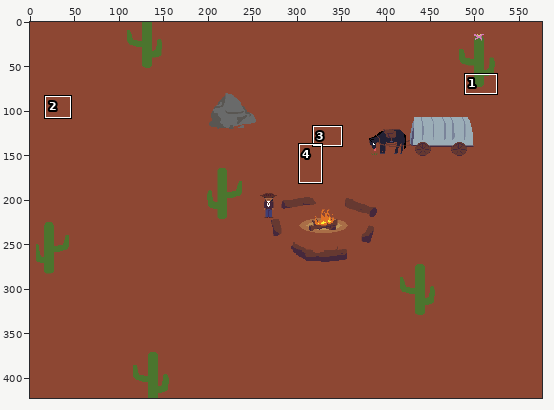
File history of a pixel-art file, Map-Night.aseprite. The first picture is a wide view before the edit; the outline marks the close-up.
Close-up. As it was:
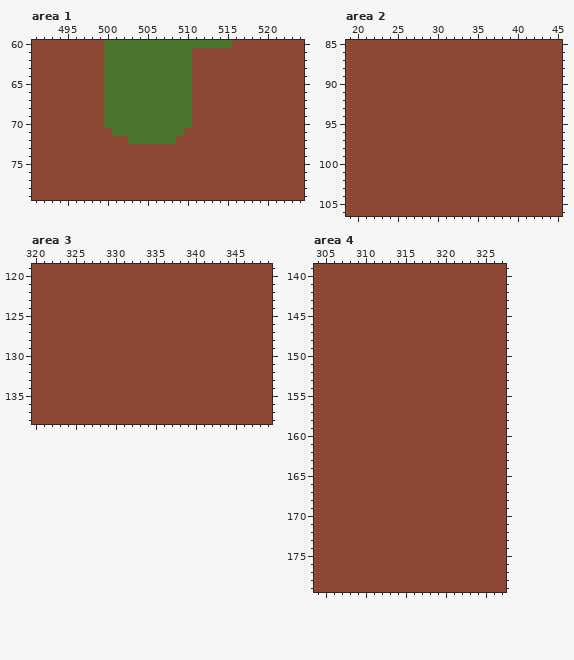
576x423 pixels, 1 frame. Shown: area 1: x 491..524, y 60..79; area 2: x 19..45, y 85..106; area 3: x 320..349, y 119..138; area 4: x 304..327, y 139..179. The commit also changed other parts of the picture, which this record leaves out.
New version:
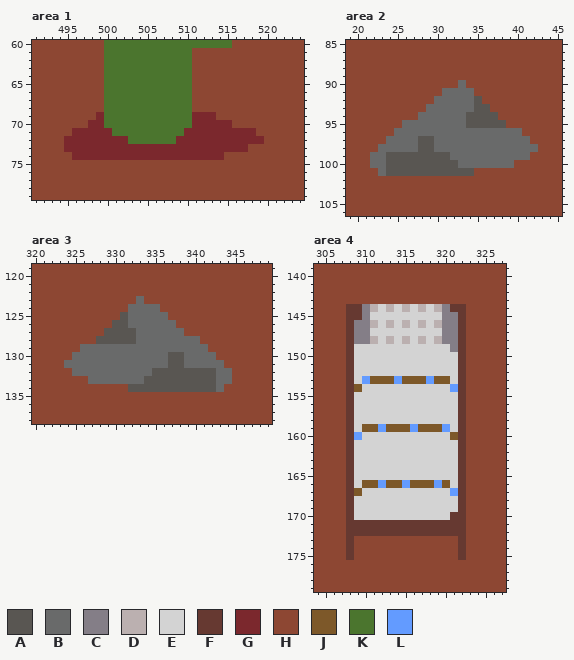
Palette (. is transparent): A #595652  B #696a6a  C #847e87  D #bbb0b0  E #d3d3d3  F #663931  G #7b282d  H #8d4733  J #7d5829  K #4b752e  L #639bff
From old to new:
layer "rocks" added
layer "sleeping bags bottom" added
layer "sleeping bags top" added
Area 1, layer "cacti":
y 69: x 499 H -> G; x 511..513 HHH -> GGG
y 70: x 498..499 HH -> GG; x 511..515 HHHHH -> GGGGG
y 71: x 496..500 HHHHH -> GGGGG; x 510..518 HHHHHHHHH -> GGGGGGGGG
y 72: x 495..502 HHHHHHHH -> GGGGGGGG; x 509..519 HHHHHHHHHHH -> GGGGGGGGGGG
y 73: x 495..517 HHHHHHHHHHHHHHHHHHHHHHH -> GGGGGGGGGGGGGGGGGGGGGGG
y 74: x 496..514 HHHHHHHHHHHHHHHHHHH -> GGGGGGGGGGGGGGGGGGG
Area 2, layer "rocks":
y 90: x 33 H -> B
y 91: x 31..34 HHHH -> BBBB
y 92: x 30..35 HHHHHH -> BBBBBA
y 93: x 29..36 HHHHHHHH -> BBBBBBAA
y 94: x 28..37 HHHHHHHHHH -> BBBBBBAAAA
y 95: x 26..38 HHHHHHHHHHHHH -> BBBBBBBBAAAAA
y 96: x 25..40 HHHHHHHHHHHHHHHH -> BBBBBBBBBBBBBBBB
y 97: x 24..41 HHHHHHHHHHHHHHHHHH -> BBBBAABBBBBBBBBBBB
y 98: x 23..42 HHHHHHHHHHHHHHHHHHHH -> BBBBBAABBBBBBBBBBBBB
y 99: x 22..41 HHHHHHHHHHHHHHHHHHHH -> BBAAAAAAAABBBBBBBBBB
y 100: x 22..39 HHHHHHHHHHHHHHHHHH -> BBAAAAAAAAABBBBBBB
y 101: x 23..34 HHHHHHHHHHHH -> BAAAAAAAAAAA
Area 3, layer "rocks":
y 123: x 333 H -> B
y 124: x 332..335 HHHH -> BBBB
y 125: x 331..336 HHHHHH -> ABBBBB
y 126: x 330..337 HHHHHHHH -> AABBBBBB
y 127: x 329..338 HHHHHHHHHH -> AAAABBBBBB
y 128: x 328..340 HHHHHHHHHHHHH -> AAAAABBBBBBBB
y 129: x 326..341 HHHHHHHHHHHHHHHH -> BBBBBBBBBBBBBBBB
y 130: x 325..342 HHHHHHHHHHHHHHHHHH -> BBBBBBBBBBBBAABBBB
y 131: x 324..343 HHHHHHHHHHHHHHHHHHHH -> BBBBBBBBBBBBBAABBBBB
y 132: x 325..344 HHHHHHHHHHHHHHHHHHHH -> BBBBBBBBBBAAAAAAAABB
y 133: x 327..344 HHHHHHHHHHHHHHHHHH -> BBBBBBBAAAAAAAAABB
y 134: x 332..343 HHHHHHHHHHHH -> AAAAAAAAAAAB
Area 4, layers "sleeping bags top", "sleeping bags bottom":
y 144: x 308..322 HHHHHHHHHHHHHHH -> FFCDEDEDEDEDCFF
y 145: x 308..322 HHHHHHHHHHHHHHH -> FFCEEEEEEEEECCF
y 146: x 308..322 HHHHHHHHHHHHHHH -> FCCDEDEDEDEDCCF
y 147: x 308..322 HHHHHHHHHHHHHHH -> FCCEEEEEEEEECCF
y 148: x 308..322 HHHHHHHHHHHHHHH -> FCCDEDEDEDEDCCF
y 149: x 308..322 HHHHHHHHHHHHHHH -> FEEEEEEEEEEEECF
y 150..152: x 308..322 HHHHHHHHHHHHHHH -> FEEEEEEEEEEEEEF
y 153: x 308..322 HHHHHHHHHHHHHHH -> FELJJJLJJJLJJEF
y 154: x 308..322 HHHHHHHHHHHHHHH -> FJEEEEEEEEEEELF
y 155..158: x 308..322 HHHHHHHHHHHHHHH -> FEEEEEEEEEEEEEF
y 159: x 308..322 HHHHHHHHHHHHHHH -> FEJJLJJJLJJJLEF
y 160: x 308..322 HHHHHHHHHHHHHHH -> FLEEEEEEEEEEEJF
y 161..165: x 308..322 HHHHHHHHHHHHHHH -> FEEEEEEEEEEEEEF
y 166: x 308..322 HHHHHHHHHHHHHHH -> FEJJLJJLJJJLJEF
y 167: x 308..322 HHHHHHHHHHHHHHH -> FJEEEEEEEEEEELF
y 168..169: x 308..322 HHHHHHHHHHHHHHH -> FEEEEEEEEEEEEEF
y 170: x 308..322 HHHHHHHHHHHHHHH -> FEEEEEEEEEEEEFF
y 171..172: x 308..322 HHHHHHHHHHHHHHH -> FFFFFFFFFFFFFFF
y 173..175: x 308 H -> F; x 322 H -> F
Boxes around the changes in both close-ups, in picture pixels (x1, y1, x2, y2):
changed: (64, 112, 264, 160)
changed: (370, 80, 538, 176)
changed: (64, 296, 232, 392)
changed: (346, 304, 466, 560)
